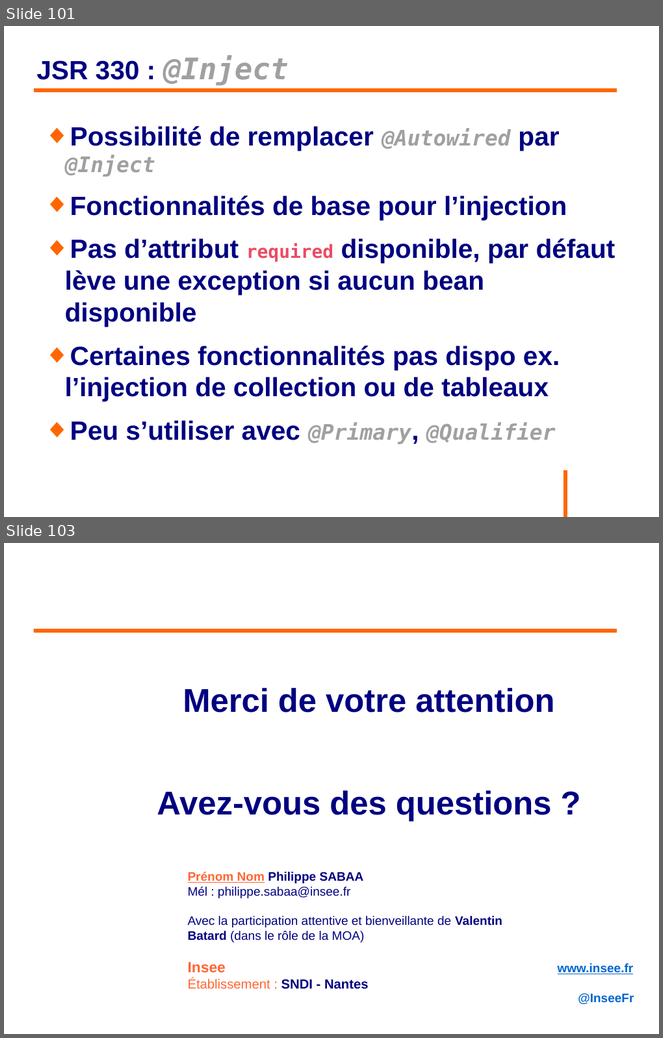
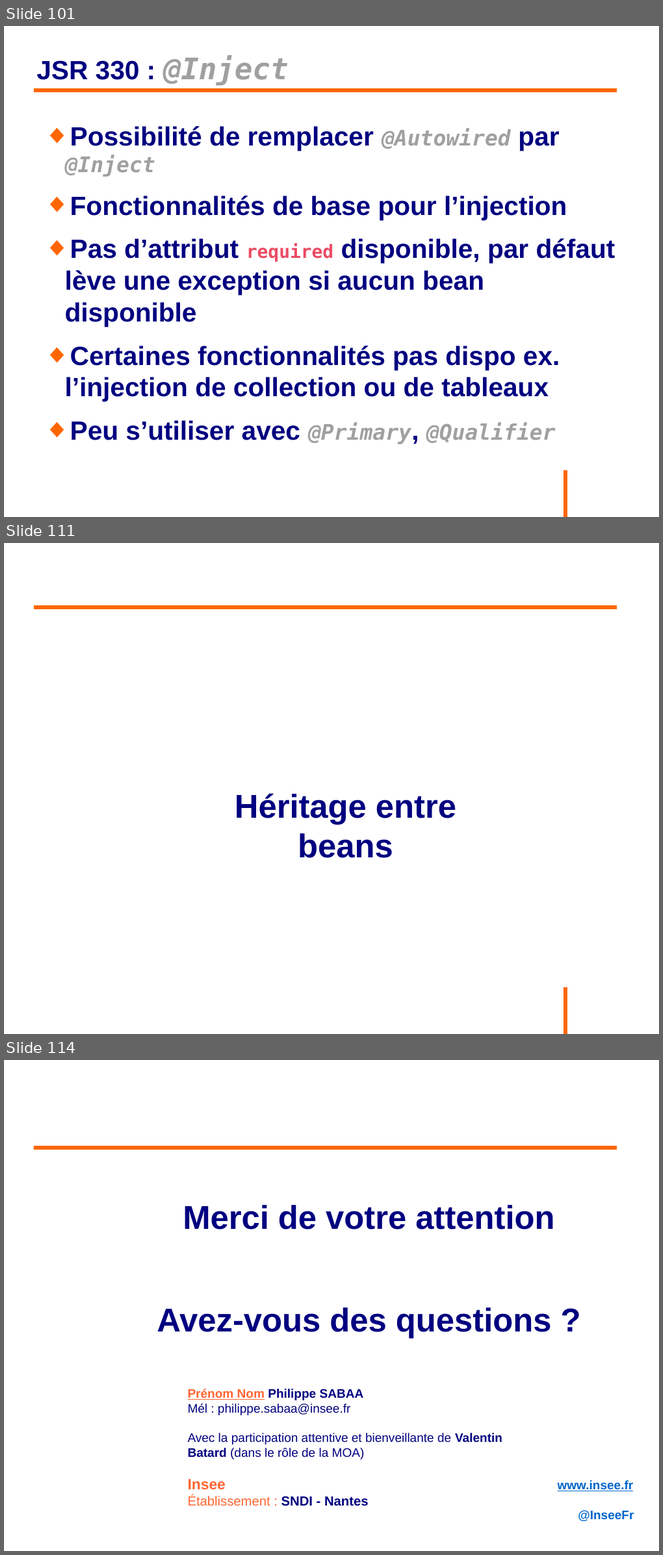
Before and after one commit to philphils/formation-spring, a slide deck: Documentation/diapo_formation_spring.odp. Shown one above the other, each under a label of ours: slides 101 and 103 before the commit, slides 101, 111 and 114 after it; the slides between them are not shown. The pictures are 663x1038 and 663x1555 pixels, drawn with LibreOffice and Linux fonts; fonts in the diff are those of the drawing; background and template pictures are left out. Boxes give left, top, right and bottom in pixels: in the first picture for what was removed or moved away, otherwise in the second. Text is boxed around its words. In the diff, an @@ line names an element or a change of style, - is before the commit and + after.

```diff
--- a/Documentation/diapo_formation_spring.odp
+++ b/Documentation/diapo_formation_spring.odp
@@ slide 111 added at [4,543,659,1034], background #FFFFFF; not listed: 1 template element that a slide beside it also shows @@
@@ line added from (34, 607) to (618, 607), #FF6600 4.54 pt @@
@@ text added at [235,793,456,858], 40 pt, text #000080, bold @@
+Héritage entre beans
@@ what was slide 103 is now slide 114 @@
```
Also in this commit, not shown: 2 slides changed, 10 other slides added.
